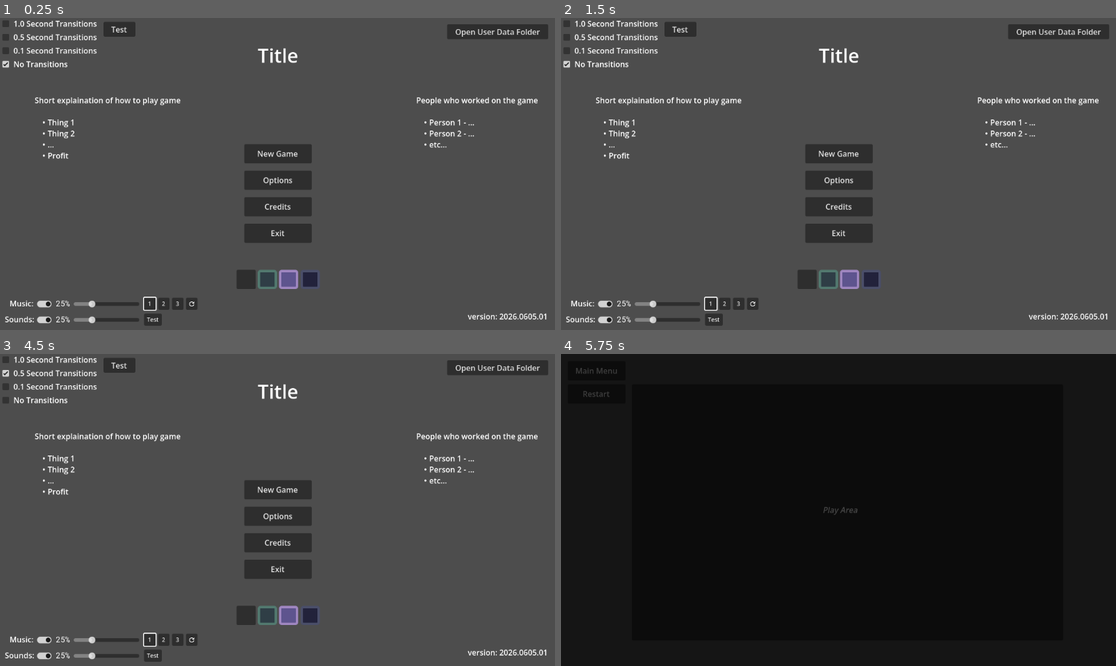
Above: before the commit, frames 1-4 (two rows, left to right).
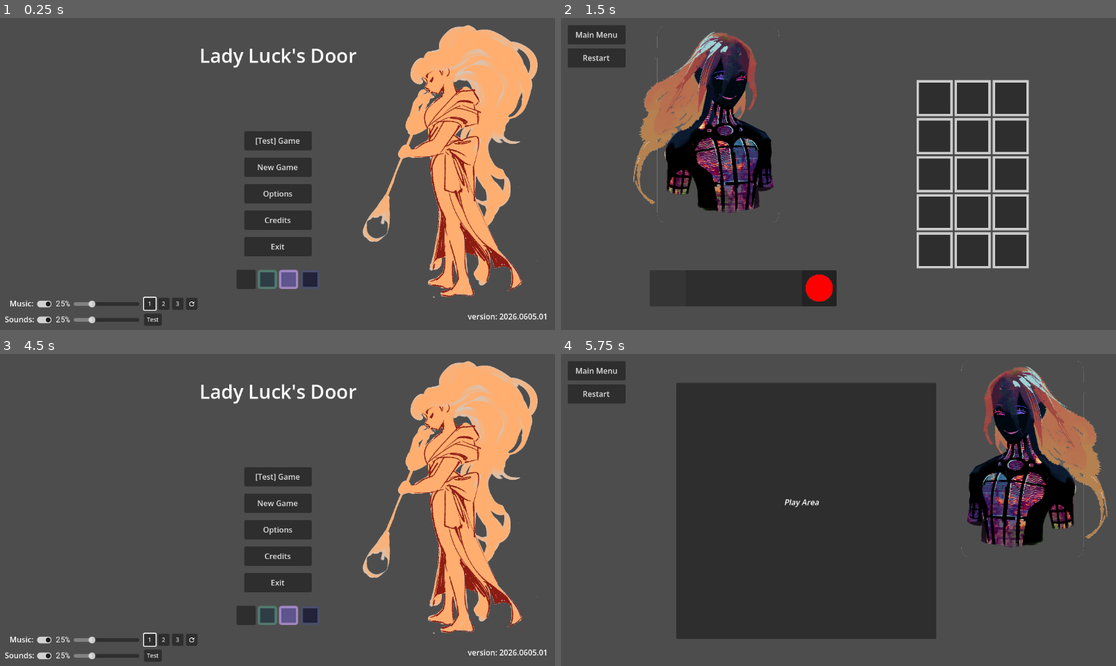
Above: after the commit, the same moments.

Repository: rsandfield/lady-luck-2
Game: Godot game, scene res://manager.tscn
The game is run twice, just before and just after one commit, with the same random seed, the same clock (stepped at 60 frames per second) and the same inputs.
Inputs (mouse positions are in pixels of both pictures, inside the frame that each line leads up to; where the layout moved, square brackets give the same spot in the first picture):
- Up to frame 1 (0.25 s): no input
- Up to frame 2 (1.5 s): click (838, 139) at 0.5 s, where only the run after the commit has a clickable "[Test] Game"; click (666, 289) at 1.27 s
- Up to frame 3 (4.5 s): click (122, 366) at 2 s, where only the run before the commit has a clickable "Test"; click (33, 394) [194, 641] at 2.75 s; click (155, 656) at 3.5 s, where only the run before the commit has a clickable "Test"; click (33, 369) at 4.25 s, where only the run after the commit has a clickable "Main Menu"
- Up to frame 4 (5.75 s): click "New Game" at 5 s

The runs differ from the first frame. In frame 1, 18% of the frame differs, in the area x 0-99%, y 0-90%; in frame 2, 31%; in frame 3, 18%; in frame 4, 97%, in the area x 0-100%, y 0-100%.

Commit message:
Art and Test Level

Diff:
--- a/assets/art/placeholder.gd
+++ /dev/null
@@ -1 +0,0 @@
-extends Node
--- a/global/Game.gd
+++ b/global/Game.gd
@@ -1,3 +1,3 @@
 extends Node
 
-var debug_enabled = true
+var debug_enabled = false
--- a/manager.gd
+++ b/manager.gd
@@ -20,8 +20,15 @@
 
 func _check_manager_state() -> void:
 
-	if manager_state == "Start" :
-		$Start.show()
+	if manager_state == "Start" || manager_state == "Test" :
+
+		if manager_state == "Start":
+			$Start.show()
+			$TestLevel.hide()
+		if manager_state == "Test":
+			$Start.hide()
+			$TestLevel.show()
+
 		$Level.hide()
 		$Credits.hide()
 		$Options.hide()
@@ -125,3 +132,11 @@
 	get_tree().root.propagate_notification(NOTIFICATION_WM_CLOSE_REQUEST)
 
 	pass
+
+
+func _on_test_game() -> void:
+
+	manager_state = "Test"
+	_on_play_transition()
+
+	pass # Replace with function body.
--- a/manager.tscn
+++ b/manager.tscn
@@ -7,6 +7,7 @@
 [ext_resource type="PackedScene" uid="uid://bee001npe2hx5" path="res://source/credits.tscn" id="5_j44hh"]
 [ext_resource type="PackedScene" uid="uid://cxa7ah36qfrlp" path="res://source/options.tscn" id="6_vt3ln"]
 [ext_resource type="PackedScene" uid="uid://uttewusolp5u" path="res://source/sounds.tscn" id="7_earfo"]
+[ext_resource type="PackedScene" uid="uid://dmdfdbpc5pwgk" path="res://source/test/level_test.tscn" id="8_rtlyh"]
 
 [sub_resource type="StyleBoxFlat" id="StyleBoxFlat_fjoni"]
 bg_color = Color(0, 0, 0, 1)
@@ -69,6 +70,7 @@
 script = ExtResource("1_780p1")
 
 [node name="Debug" parent="." unique_id=581243771 instance=ExtResource("2_rtlyh")]
+visible = false
 
 [node name="Start" parent="." unique_id=162000955 instance=ExtResource("3_odshp")]
 
@@ -82,6 +84,9 @@
 visible = false
 
 [node name="Sounds" parent="." unique_id=1616631272 instance=ExtResource("7_earfo")]
+
+[node name="TestLevel" parent="." unique_id=1479691771 instance=ExtResource("8_rtlyh")]
+visible = false
 
 [node name="Screen" type="Panel" parent="." unique_id=1871046253]
 modulate = Color(1, 1, 1, 0)
@@ -104,9 +109,11 @@
 [connection signal="show_credits" from="Start" to="." method="_on_start_show_credits"]
 [connection signal="show_options" from="Start" to="." method="_on_start_show_options"]
 [connection signal="start_new_game" from="Start" to="." method="_on_start_new_game"]
+[connection signal="start_test_game" from="Start" to="." method="_on_test_game"]
 [connection signal="update_music" from="Start" to="Sounds" method="_on_start_update_music"]
 [connection signal="volume_changed" from="Start" to="Sounds" method="_set_sound_level"]
 [connection signal="return_to_menu" from="Level" to="." method="_on_return_to_menu"]
 [connection signal="return_to_menu" from="Credits" to="." method="_on_return_to_menu"]
 [connection signal="return_to_menu" from="Options" to="." method="_on_return_to_menu"]
+[connection signal="return_to_menu" from="TestLevel" to="." method="_on_return_to_menu"]
 [connection signal="animation_finished" from="Transitions" to="." method="_on_transitions_animation_finished"]
--- a/source/floor/floor.tscn
+++ b/source/floor/floor.tscn
@@ -4,7 +4,7 @@
 [ext_resource type="PackedScene" uid="uid://cu2o14flw07o6" path="res://source/floor/slot_machine_ui.tscn" id="2_p1kb0"]
 [ext_resource type="PackedScene" uid="uid://cksm1x0jrd8ge" path="res://source/floor/grid/grid_ui.tscn" id="3_vqkr4"]
 
-[sub_resource type="StyleBoxFlat" id="StyleBoxFlat_vqkr4"]
+[sub_resource type="StyleBoxEmpty" id="StyleBoxEmpty_vqkr4"]
 
 [node name="Floor" type="PanelContainer" unique_id=2015660795]
 anchors_preset = 15
@@ -12,7 +12,7 @@
 anchor_bottom = 1.0
 grow_horizontal = 2
 grow_vertical = 2
-theme_override_styles/panel = SubResource("StyleBoxFlat_vqkr4")
+theme_override_styles/panel = SubResource("StyleBoxEmpty_vqkr4")
 script = ExtResource("1_vqkr4")
 _size = Vector2i(3, 5)
 
--- a/source/level.tscn
+++ b/source/level.tscn
@@ -2,22 +2,23 @@
 
 [ext_resource type="Script" uid="uid://cbyseky6gkv2d" path="res://source/scripts/level.gd" id="1_8ytwg"]
 [ext_resource type="Theme" uid="uid://buaj3vpul0yeq" path="res://assets/themes/current_theme.tres" id="2_3h5dt"]
+[ext_resource type="Texture2D" uid="uid://chlqo430xqloa" path="res://assets/art/placeholder-glass.png" id="3_caait"]
 
 [node name="Level" type="Node2D" unique_id=854162818]
 script = ExtResource("1_8ytwg")
 
 [node name="PlayArea" type="Panel" parent="." unique_id=878161051]
-offset_left = 147.0
-offset_top = 63.0
-offset_right = 1042.0
-offset_bottom = 595.0
+offset_left = 239.0
+offset_top = 60.0
+offset_right = 779.0
+offset_bottom = 592.0
 
 [node name="Label" type="RichTextLabel" parent="PlayArea" unique_id=1286549017]
 layout_mode = 0
-offset_left = 378.0
-offset_top = 249.0
-offset_right = 487.0
-offset_bottom = 303.0
+offset_left = 206.0
+offset_top = 236.0
+offset_right = 315.0
+offset_bottom = 290.0
 bbcode_enabled = true
 text = "[i]Play Area[/i]"
 horizontal_alignment = 1
@@ -38,5 +39,14 @@
 theme = ExtResource("2_3h5dt")
 text = "Restart"
 
+[node name="TextureRect" type="TextureRect" parent="." unique_id=297781478]
+offset_left = 831.0
+offset_top = 15.0
+offset_right = 1841.0
+offset_bottom = 1369.0
+scale = Vector2(0.3, 0.3)
+mouse_filter = 2
+texture = ExtResource("3_caait")
+
 [connection signal="pressed" from="MainMenu" to="." method="_on_main_menu_pressed"]
 [connection signal="pressed" from="Restart" to="." method="_on_restart_pressed"]
--- a/source/scripts/start.gd
+++ b/source/scripts/start.gd
@@ -3,6 +3,7 @@
 
 @onready var game_version = %Version
 
+signal start_test_game
 signal start_new_game
 signal show_options
 signal show_credits
@@ -47,6 +48,12 @@
 
 	pass
 
+
+func _on_test_game_pressed() -> void:
+
+	emit_signal( "start_test_game" )
+
+	pass
 
 func _on_options_pressed() -> void:
 
--- a/source/start.tscn
+++ b/source/start.tscn
@@ -10,6 +10,7 @@
 [ext_resource type="Texture2D" uid="uid://ba7au0uuwrled" path="res://assets/icons/load.png" id="6_y8fap"]
 [ext_resource type="StyleBox" uid="uid://b22y23a1u23dl" path="res://assets/themes/style_box_flat_purple_light_hover.tres" id="8_dbyvq"]
 [ext_resource type="StyleBox" uid="uid://6w58cphnta5n" path="res://assets/themes/style_box_flat_blue_light_hover.tres" id="10_c1v46"]
+[ext_resource type="Texture2D" uid="uid://bhh6s8dqe2s4n" path="res://assets/art/placeholder-goddess.png" id="11_dbyvq"]
 
 [sub_resource type="StyleBoxFlat" id="StyleBoxFlat_5ah3m"]
 bg_color = Color(1, 1, 1, 0)
@@ -31,7 +32,7 @@
 offset_right = 1154.0
 offset_bottom = 105.0
 theme_override_font_sizes/font_size = 40
-text = "Title"
+text = "Lady Luck's Door"
 horizontal_alignment = 1
 
 [node name="MarginContainer" type="MarginContainer" parent="." unique_id=1522962569]
@@ -64,6 +65,13 @@
 alignment = 1
 vertical = true
 
+[node name="TestGame" type="Button" parent="MarginContainer/ButtonControl/ButtonContainer" unique_id=200926344]
+custom_minimum_size = Vector2(0, 40)
+layout_mode = 2
+size_flags_vertical = 4
+theme = ExtResource("2_5ah3m")
+text = "[Test] Game"
+
 [node name="NewGame" type="Button" parent="MarginContainer/ButtonControl/ButtonContainer" unique_id=1335015180]
 custom_minimum_size = Vector2(0, 40)
 layout_mode = 2
@@ -108,6 +116,7 @@
 horizontal_alignment = 1
 
 [node name="DetailsControl" type="Control" parent="MarginContainer" unique_id=1076272779]
+visible = false
 layout_mode = 2
 mouse_filter = 2
 metadata/_edit_lock_ = true
@@ -379,6 +388,16 @@
 theme_override_styles/disabled = ExtResource("3_d4h25")
 theme_override_styles/focus = ExtResource("3_d4h25")
 
+[node name="TextureRect" type="TextureRect" parent="." unique_id=1594215197]
+offset_left = 753.0
+offset_top = 15.0
+offset_right = 1667.0
+offset_bottom = 1430.0
+scale = Vector2(0.4, 0.4)
+mouse_filter = 2
+texture = ExtResource("11_dbyvq")
+
+[connection signal="pressed" from="MarginContainer/ButtonControl/ButtonContainer/TestGame" to="." method="_on_test_game_pressed"]
 [connection signal="pressed" from="MarginContainer/ButtonControl/ButtonContainer/NewGame" to="." method="_on_new_game_pressed"]
 [connection signal="pressed" from="MarginContainer/ButtonControl/ButtonContainer/Options" to="." method="_on_options_pressed"]
 [connection signal="pressed" from="MarginContainer/ButtonControl/ButtonContainer/Credits" to="." method="_on_credits_pressed"]
--- /dev/null
+++ b/source/test/level_test.tscn
@@ -0,0 +1,59 @@
+[gd_scene format=3 uid="uid://dmdfdbpc5pwgk"]
+
+[ext_resource type="Script" uid="uid://cbyseky6gkv2d" path="res://source/scripts/level.gd" id="1_57jnt"]
+[ext_resource type="Theme" uid="uid://buaj3vpul0yeq" path="res://assets/themes/current_theme.tres" id="2_20axw"]
+[ext_resource type="Texture2D" uid="uid://chlqo430xqloa" path="res://assets/art/placeholder-glass.png" id="4_ff1e8"]
+[ext_resource type="PackedScene" uid="uid://bo1dgiub0w3xr" path="res://source/floor/floor.tscn" id="5_tpn00"]
+
+[node name="TestLevel" type="Node2D" unique_id=854162818]
+script = ExtResource("1_57jnt")
+
+[node name="PlayArea" type="Panel" parent="." unique_id=878161051]
+offset_left = 1189.0
+offset_top = 24.0
+offset_right = 2084.0
+offset_bottom = 556.0
+
+[node name="Label" type="RichTextLabel" parent="PlayArea" unique_id=1286549017]
+layout_mode = 0
+offset_left = 378.0
+offset_top = 249.0
+offset_right = 487.0
+offset_bottom = 303.0
+bbcode_enabled = true
+text = "[i]Play Area[/i]"
+horizontal_alignment = 1
+
+[node name="Floor" parent="." unique_id=2015660795 instance=ExtResource("5_tpn00")]
+offset_left = 34.0
+offset_right = 1121.0
+offset_bottom = 649.0
+
+[node name="TextureRect" type="TextureRect" parent="." unique_id=512748620]
+offset_left = 150.0
+offset_top = 18.0
+offset_right = 1160.0
+offset_bottom = 1372.0
+scale = Vector2(0.3, 0.3)
+mouse_filter = 2
+texture = ExtResource("4_ff1e8")
+flip_h = true
+
+[node name="MainMenu" type="Button" parent="." unique_id=133252502]
+offset_left = 14.0
+offset_top = 15.0
+offset_right = 134.0
+offset_bottom = 55.0
+theme = ExtResource("2_20axw")
+text = "Main Menu"
+
+[node name="Restart" type="Button" parent="." unique_id=1099381198]
+offset_left = 14.0
+offset_top = 63.0
+offset_right = 134.0
+offset_bottom = 103.0
+theme = ExtResource("2_20axw")
+text = "Restart"
+
+[connection signal="pressed" from="MainMenu" to="." method="_on_main_menu_pressed"]
+[connection signal="pressed" from="Restart" to="." method="_on_restart_pressed"]
Binary file added: assets/art/placeholder-glass.png
Not shown, added: assets/art/placeholder-glass.png.import
Binary file added: assets/art/placeholder-goddess.png
Not shown, added: assets/art/placeholder-goddess.png.import
Not shown, removed: assets/art/placeholder.gd.uid
